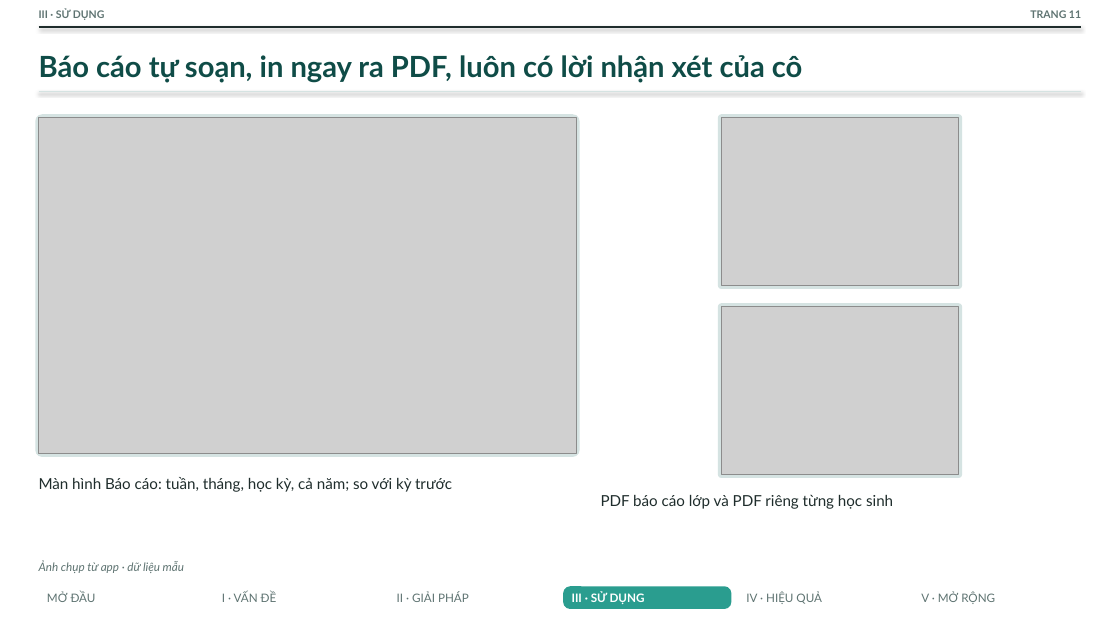
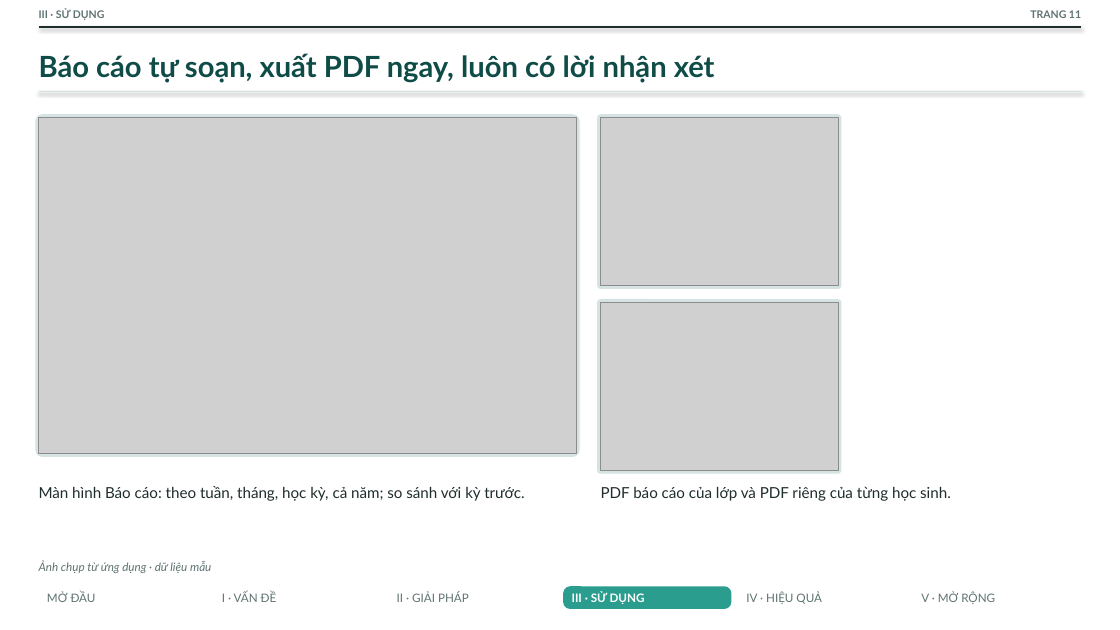
Before and after one commit to THPTYenHoa/Theo-doi-hanh-kiem-11D3-nam-hoc-2026-2027, a slide deck: slide 11 of docs/20261009_BaiDuThi_So_hanh_kiem_11D3.pptx. Drawn at 1120x630 pixels with LibreOffice and Linux fonts; fonts in the diff are those of the drawing; grey boxes stand for pictures. Boxes give left, top, right and bottom in pixels: in the first picture for what was removed or moved away, otherwise in the second. Text is boxed around its words. In the diff, an @@ line names an element or a change of style, - is before the commit and + after.

```diff
--- a/docs/20261009_BaiDuThi_So_hanh_kiem_11D3.pptx
+++ b/docs/20261009_BaiDuThi_So_hanh_kiem_11D3.pptx
@@ text at (x1=39, y1=53, x2=715, y2=82): text changed @@
-Báo cáo tự soạn, in ngay ra PDF, luôn có lời nhận xét của cô
+Báo cáo tự soạn, xuất PDF ngay, luôn có lời nhận xét
@@ rounded rectangle moved from (x1=718, y1=114, x2=963, y2=289) to (x1=597, y1=114, x2=842, y2=289) @@
@@ picture moved from (x1=722, y1=118, x2=960, y2=286) to (x1=601, y1=118, x2=839, y2=286) @@
@@ rounded rectangle moved from (x1=718, y1=303, x2=963, y2=478) to (x1=597, y1=299, x2=842, y2=474) @@
@@ picture moved from (x1=722, y1=307, x2=960, y2=475) to (x1=601, y1=302, x2=839, y2=471) @@
@@ text at (x1=39, y1=486, x2=525, y2=501): text changed @@
-Màn hình Báo cáo: tuần, tháng, học kỳ, cả năm; so với kỳ trước
+Màn hình Báo cáo: theo tuần, tháng, học kỳ, cả năm; so sánh với kỳ trước.
@@ text at (x1=601, y1=486, x2=951, y2=501): text changed @@
-PDF báo cáo lớp và PDF riêng từng học sinh
+PDF báo cáo của lớp và PDF riêng của từng học sinh.
@@ text at (x1=39, y1=561, x2=211, y2=573): text changed @@
-Ảnh chụp từ app · dữ liệu mẫu
+Ảnh chụp từ ứng dụng · dữ liệu mẫu
```
Also in this commit, not shown: 18 other slides changed, 1 slide added, 1 slide removed.
